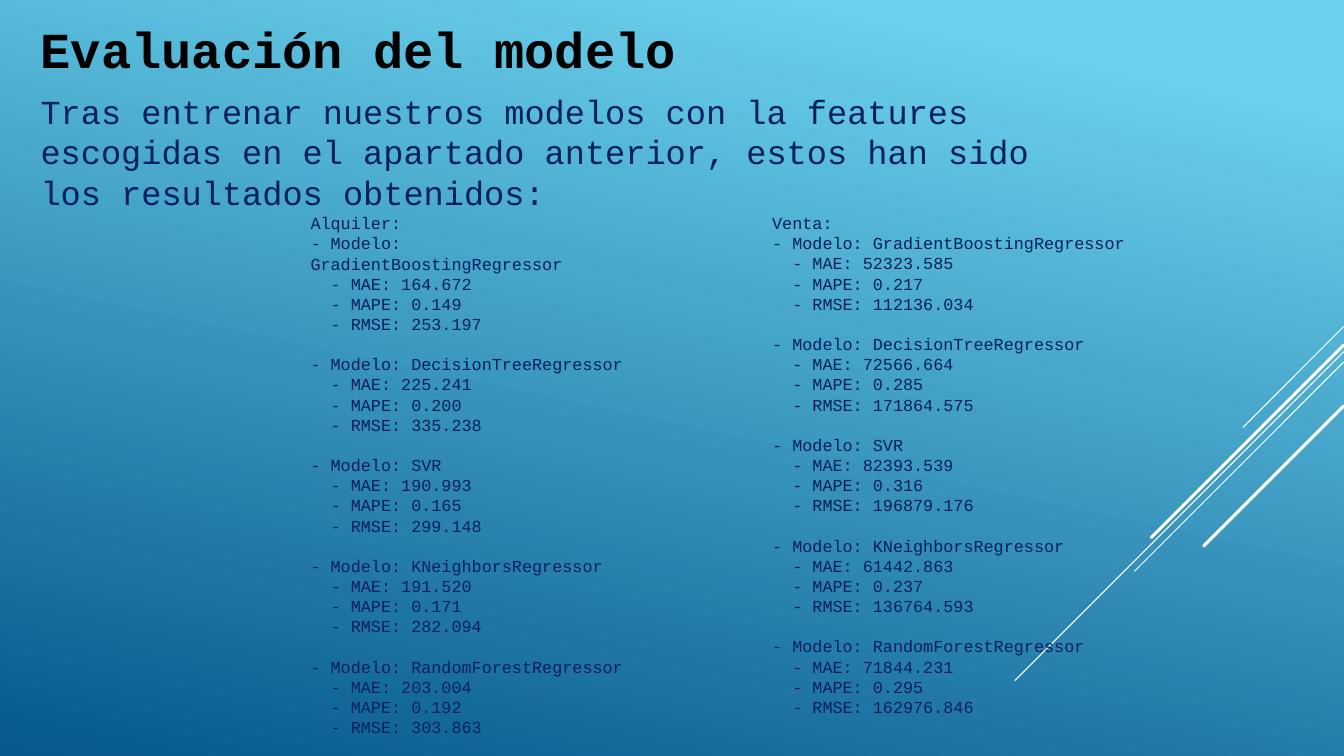
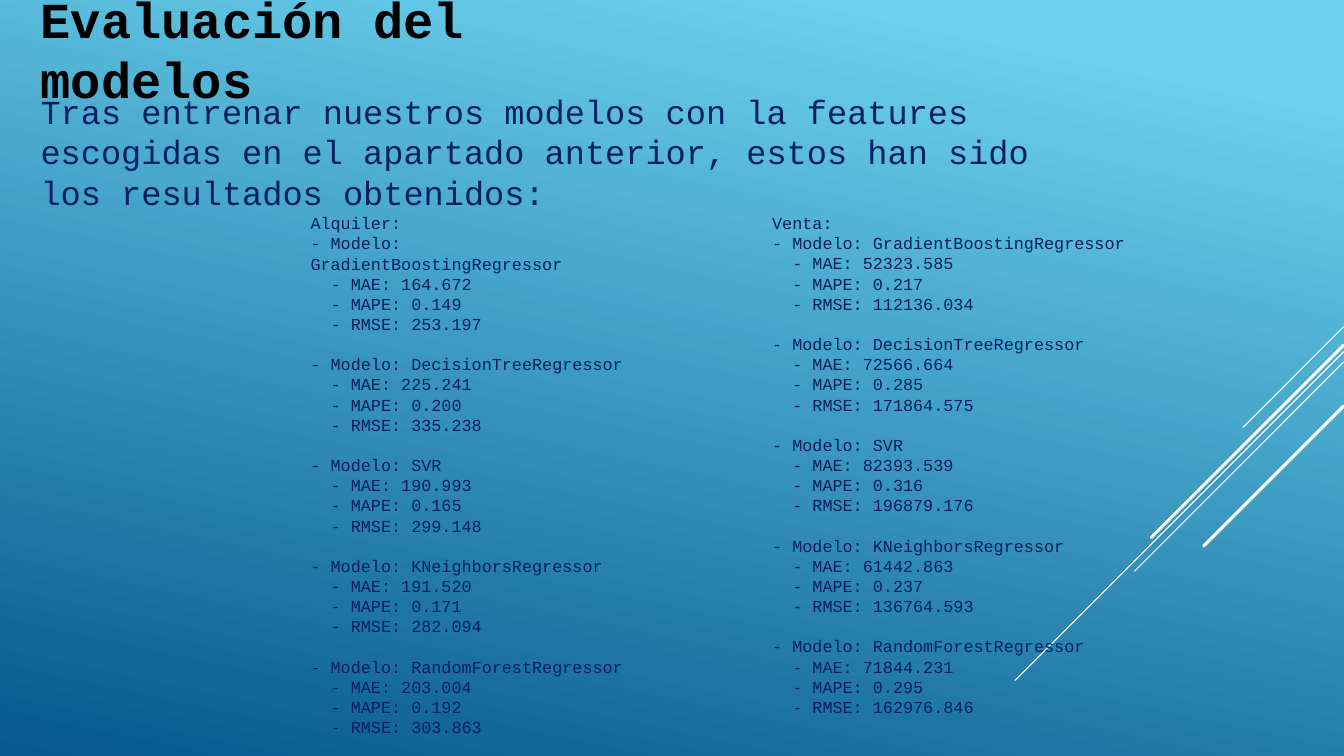
Before and after one commit to ManuelRF86/proyecro_ML_alquiler, a slide deck: slide 14 of docs/ds.pptx. Drawn at 1344x756 pixels with LibreOffice and Linux fonts; fonts in the diff are those of the drawing. Boxes give left, top, right and bottom in pixels: in the first picture for what was removed or moved away, otherwise in the second. Text is boxed around its words. In the diff, an @@ line names an element or a change of style, - is before the commit and + after.

```diff
--- a/docs/ds.pptx
+++ b/docs/ds.pptx
@@ text at box(41, 2, 464, 113): text changed @@
-Evaluación del modelo
+Evaluación del modelos
```
Also in this commit, not shown: 5 other slides changed.
